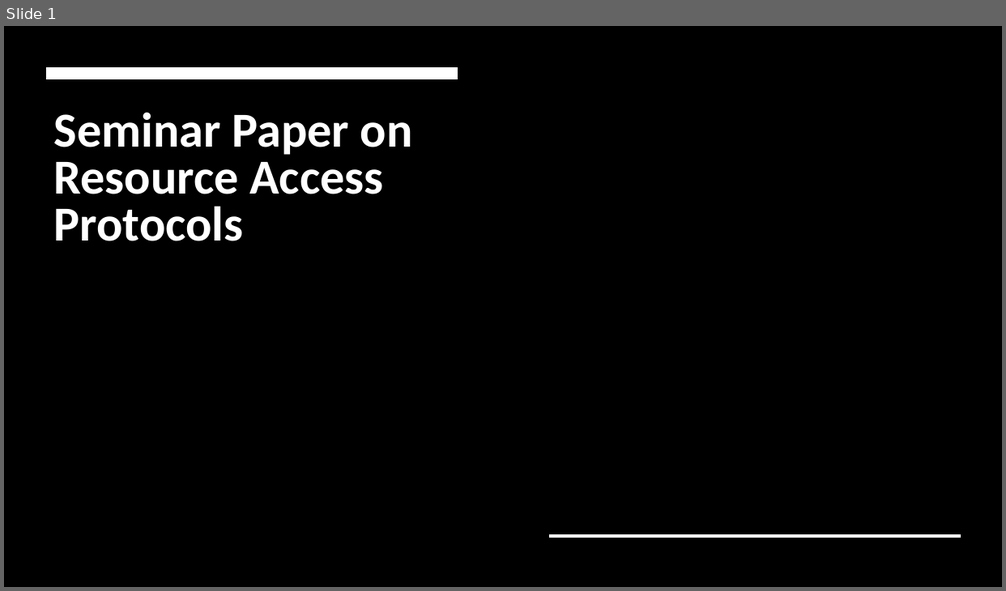
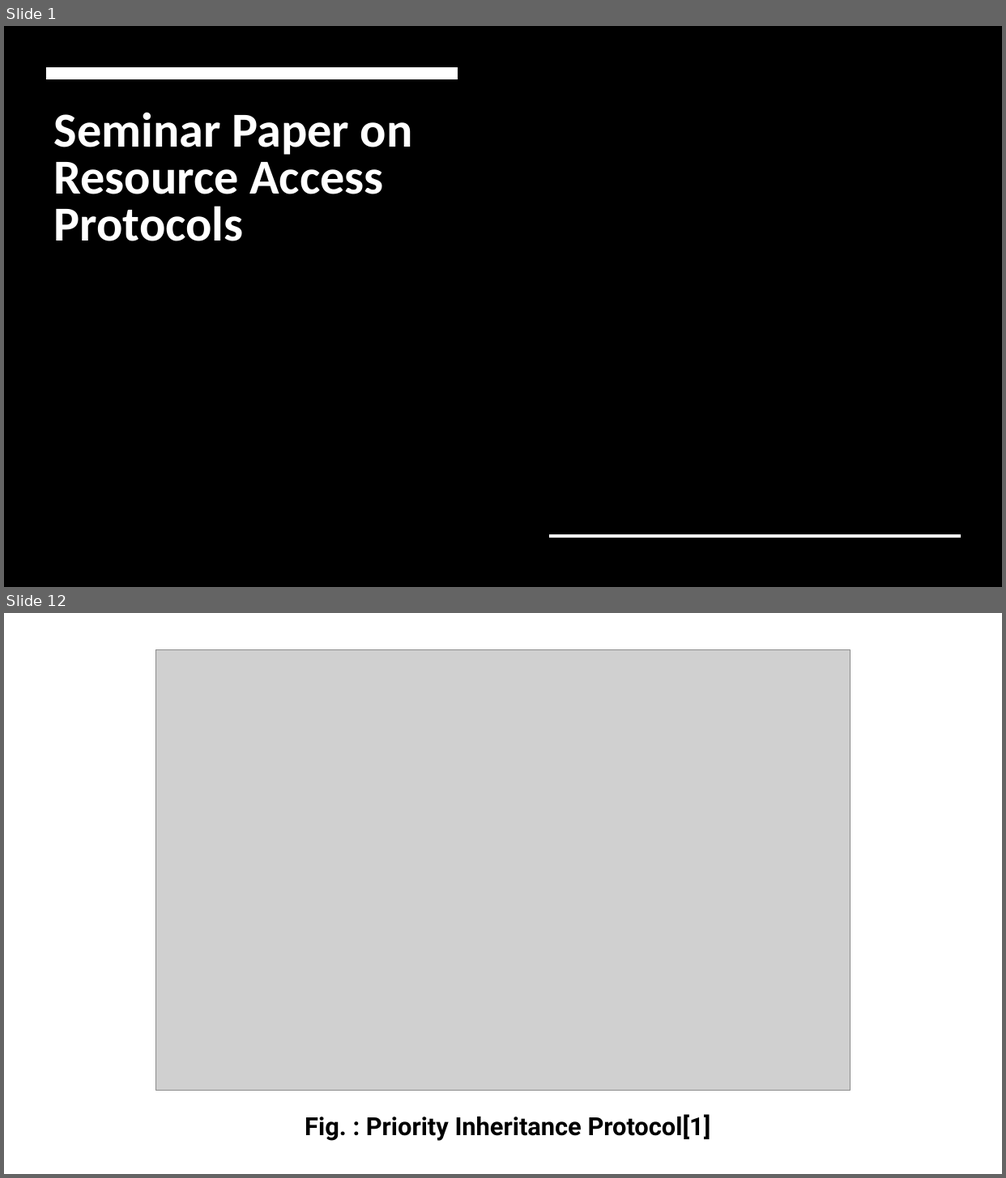
Before and after one commit to raihan4hshl/RTS_seminar, a slide deck: Seminar Paper on Resource Access Protocols.odp. Shown one above the other, each under a label of ours: slide 1 before the commit, slides 1 and 12 after it; the slides between them are not shown. The pictures are 1006x591 and 1006x1178 pixels, drawn with LibreOffice and Linux fonts; fonts in the diff are those of the drawing; grey boxes stand for pictures; background and template pictures are left out. Boxes give left, top, right and bottom in pixels: in the first picture for what was removed or moved away, otherwise in the second. Text is boxed around its words. In the diff, an @@ line names an element or a change of style, - is before the commit and + after.

```diff
--- a/Seminar Paper on Resource Access Protocols.odp
+++ b/Seminar Paper on Resource Access Protocols.odp
@@ slide 12 added at bbox=[4, 613, 1002, 1174], background #FFFFFF @@
@@ picture added at bbox=[156, 649, 850, 1091] @@
@@ text added at bbox=[305, 1114, 711, 1141], 24 pt, text #000000, bold @@
+Fig. : Priority Inheritance Protocol[1]
```
Also in this commit, not shown: 5 slides changed, 12 other slides added.
